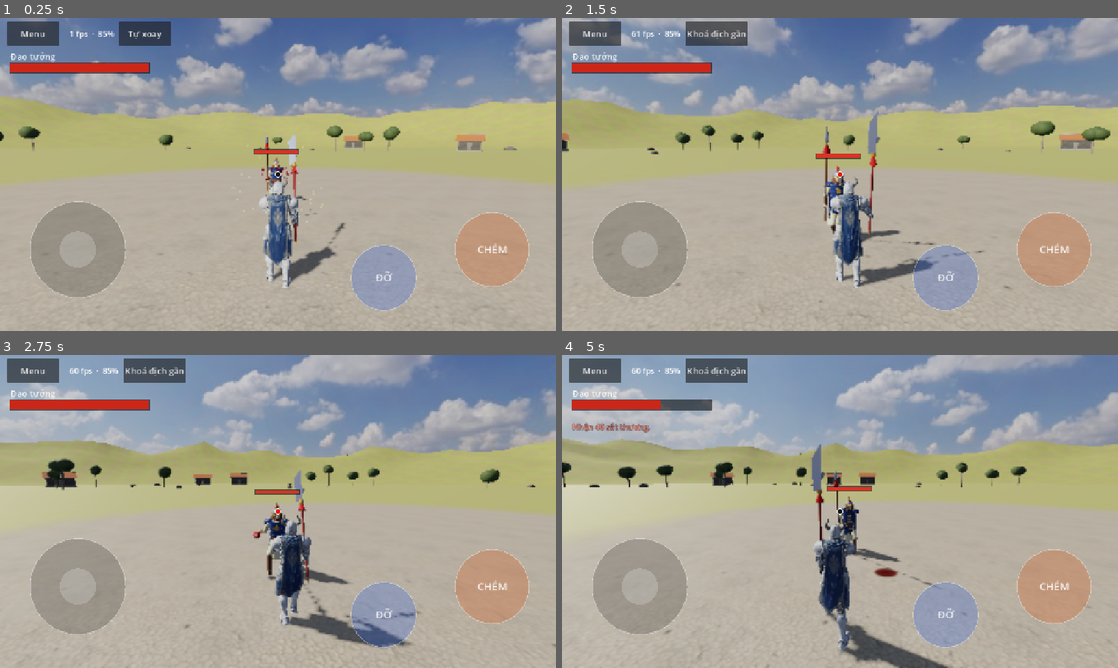
Above: before the commit, frames 1-4 (two rows, left to right).
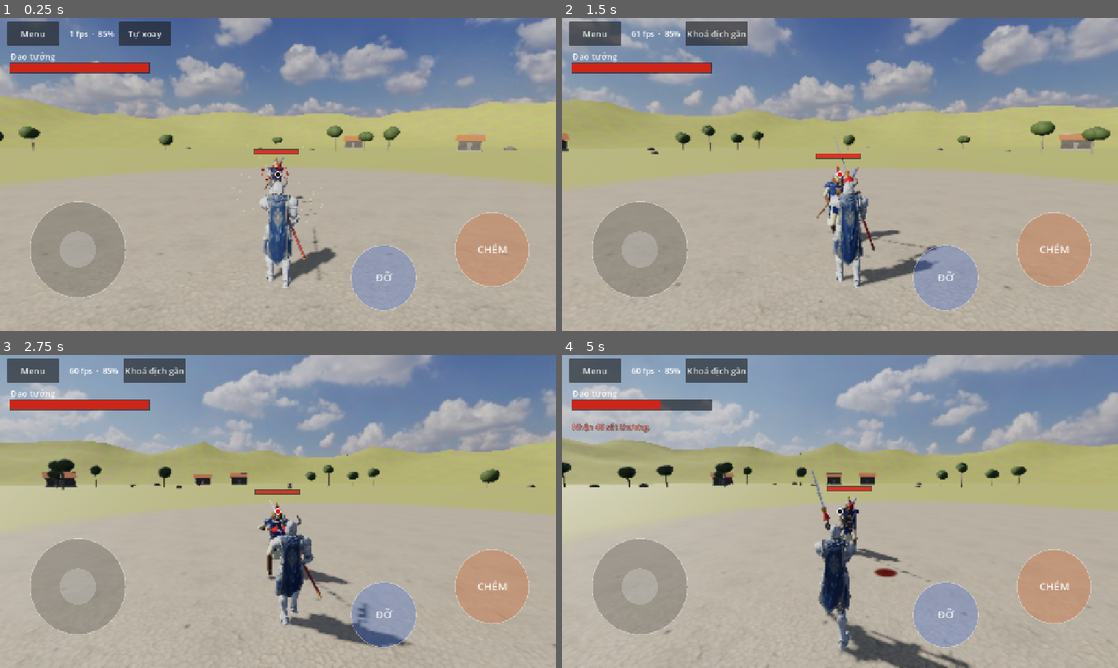
Above: after the commit, the same moments.

Repository: quanace11/MountBladeMobile
Game: Godot game, scene res://scenes/match.tscn
Same seed, same stepped clock (60 frames per second), same inputs: the game is played once before the commit and once after it. This scene is started directly instead of the project's main scene.
Inputs (mouse positions are in pixels of both pictures, inside the frame that each line leads up to):
- Up to frame 1 (0.25 s): no input
- Up to frame 2 (1.5 s): click "Tự xoay" at 0.5 s; move the mouse to (962, 158) at 1.27 s; hold Right from 1.28 s (still down); tap I at 1.35 s; click (962, 158) at 1.42 s
- Up to frame 3 (2.75 s): tap Space at 1.52 s; release Right at 2 s; drag from (166, 527) to (250, 574) at 2.02 s
- Up to frame 4 (5 s): move the mouse to (895, 442) at 2.77 s; hold Right 2.78-3.5 s; tap J at 2.85 s; drag from (812, 574) to (673, 464) at 3.52 s; move the mouse to (1006, 558) at 4.27 s; hold Left from 4.28 s (still down); hold Q from 4.28 s (still down); tap Space at 4.52 s

The runs differ from the first frame. In frame 1, 0.7% of the frame differs, in the area x 46-62%, y 37-84%; in frame 2, 1.1%; in frame 3, 0.9%; in frame 4, 1.1%, in the area x 45-74%, y 28-100%.

Commit message:
Tư thế chém đẹp hơn: xoay đao theo hướng lưỡi, cung chém có điểm giữa, tay trái trượt trên cán
Co-Authored-By: Claude Opus 5.5 <noreply@anthropic.com>
Claude-Session: https://claude.ai/code/session_01QffKCiTfakvzQeGmkV1Yqv

Diff:
--- a/src/data/pose_set.gd
+++ b/src/data/pose_set.gd
@@ -1,42 +1,45 @@
 class_name PoseSet
 extends Resource
-## Tư thế tay cầm vũ khí của nhân vật vẽ tạm. Chỉ ảnh hưởng hình ảnh, không ảnh hưởng logic.
-## Mỗi tư thế gồm vị trí bàn tay (mét, theo thân: x phải, y lên, -z trước)
-## và góc vũ khí (độ, Euler). Vũ khí mặc định dựng thẳng theo trục +y từ bàn tay.
+## Tư thế tay cầm vũ khí. Chỉ ảnh hưởng hình ảnh, không ảnh hưởng logic.
+## Mỗi tư thế gồm vị trí bàn tay phải (mét, theo thân: x phải, y lên, -z trước)
+## và góc vũ khí (độ, Euler YXZ). Vũ khí dựng theo trục +y từ bàn tay (phía lưỡi), lưỡi sắc quay về -x.
+## Tay trái tự nắm chỗ cán gần vai trái nhất, nên cả hai tay luôn ở trên cán.
+## Các góc được tính từ hướng lưỡi và hướng lưỡi sắc cho tiện chỉnh: gồng ngang thì lưỡi chĩa ra sau
+## vai, chém xong lưỡi ở trước mặt phía bên kia; bổ thì lưỡi từ sau đầu vung qua đỉnh xuống trước mặt.
 
 @export_group("Đứng")
-@export var idle_pos := Vector3(0.32, 1.0, -0.3)
-@export var idle_rot := Vector3(-30, 0, 0)
+@export var idle_pos := Vector3(0.22, 1.0, -0.12)
+@export var idle_rot := Vector3(27, -90, 48)
 @export_group("Gồng")
-@export var windup_up_pos := Vector3(0.15, 1.75, 0.1)
-@export var windup_up_rot := Vector3(50, 0, 0)
-@export var windup_left_pos := Vector3(-0.35, 1.35, 0.05)
-@export var windup_left_rot := Vector3(-90, 95, 0)
-@export var windup_right_pos := Vector3(0.45, 1.35, 0.05)
-@export var windup_right_rot := Vector3(-90, -95, 0)
-@export var windup_thrust_pos := Vector3(0.42, 1.05, 0.3)
-@export var windup_thrust_rot := Vector3(-82, -5, 0)
+@export var windup_up_pos := Vector3(0.12, 1.62, 0.0)
+@export var windup_up_rot := Vector3(0, -97, -60)
+@export var windup_left_pos := Vector3(-0.12, 1.55, 0.05)
+@export var windup_left_rot := Vector3(-38, 180, -27)
+@export var windup_right_pos := Vector3(0.3, 1.5, 0.0)
+@export var windup_right_rot := Vector3(40, 0, -30)
+@export var windup_thrust_pos := Vector3(0.28, 1.12, 0.25)
+@export var windup_thrust_rot := Vector3(0, -81, 81)
 @export_group("Chém")
-@export var strike_up_pos := Vector3(0.1, 1.1, -0.55)
-@export var strike_up_rot := Vector3(-75, 0, 0)
-@export var strike_left_pos := Vector3(0.35, 1.2, -0.4)
-@export var strike_left_rot := Vector3(-90, -60, 0)
-@export var strike_right_pos := Vector3(-0.3, 1.2, -0.4)
-@export var strike_right_rot := Vector3(-90, 60, 0)
-@export var strike_thrust_pos := Vector3(0.2, 1.25, -0.7)
-@export var strike_thrust_rot := Vector3(-88, 8, 0)
+@export var strike_up_pos := Vector3(0.15, 1.15, -0.35)
+@export var strike_up_rot := Vector3(0, -90, 110)
+@export var strike_left_pos := Vector3(0.4, 1.2, -0.4)
+@export var strike_left_rot := Vector3(81, -180, 49)
+@export var strike_right_pos := Vector3(-0.05, 1.25, -0.45)
+@export var strike_right_rot := Vector3(-81, 0, 49)
+@export var strike_thrust_pos := Vector3(0.18, 1.25, -0.45)
+@export var strike_thrust_rot := Vector3(0, -85, 87)
 @export_group("Đỡ")
-@export var block_up_pos := Vector3(0.45, 1.85, -0.35)
-@export var block_up_rot := Vector3(0, 0, 90)
-@export var block_left_pos := Vector3(-0.35, 1.1, -0.4)
-@export var block_left_rot := Vector3(10, 0, 0)
-@export var block_right_pos := Vector3(0.45, 1.1, -0.4)
-@export var block_right_rot := Vector3(10, 0, 0)
-@export var block_thrust_pos := Vector3(0.4, 1.05, -0.45)
-@export var block_thrust_rot := Vector3(0, 0, 80)
+@export var block_up_pos := Vector3(0.3, 1.78, -0.3)
+@export var block_up_rot := Vector3(0, 180, -87)
+@export var block_left_pos := Vector3(0.0, 1.08, -0.35)
+@export var block_left_rot := Vector3(17, -90, 5)
+@export var block_right_pos := Vector3(0.3, 1.05, -0.38)
+@export var block_right_rot := Vector3(19, -90, 5)
+@export var block_thrust_pos := Vector3(0.27, 1.0, -0.33)
+@export var block_thrust_rot := Vector3(58, -90, 6)
 @export_group("Khác")
-@export var stagger_pos := Vector3(0.4, 1.1, 0.2)
-@export var stagger_rot := Vector3(30, 0, -30)
+@export var stagger_pos := Vector3(0.35, 1.1, 0.15)
+@export var stagger_rot := Vector3(-13, -90, -18)
 ## Tốc độ chuyển tư thế (càng lớn càng nhanh).
 @export var blend_speed: float = 12.0
 ## Hệ số nhân tốc độ chuyển tư thế khi đang chém.
@@ -48,8 +51,9 @@
 ## Tay trái: tư thế khi cầm khiên (đứng, đỡ). Vị trí theo thân như bàn tay phải.
 @export var shield_idle_pos := Vector3(-0.28, 1.12, -0.32)
 @export var shield_block_pos := Vector3(-0.12, 1.38, -0.45)
-## Tay trái cầm cán vũ khí hai tay: cách tay phải bao xa dọc cán (mét).
-@export var two_hand_grip: float = 0.4
+## Tay trái cầm cán vũ khí hai tay: cách tay phải ít nhất và nhiều nhất bao xa dọc cán (mét).
+@export var two_hand_grip_min: float = 0.2
+@export var two_hand_grip: float = 0.6
 ## Bước chân như người: chân chạm đất thì đứng yên trên đất (lùi lại đúng bằng tốc độ thân), chân nhấc
 ## thì vung lên phía trước theo vòng cung. Bàn chân đặt gót trước, nhón mũi khi rời đất.
 ## Đi bộ: chân chạm đất lâu (walk_duty phần chu kỳ), bước ngắn. Chạy: chạm đất ngắn, có lúc cả hai chân
--- a/src/view/fighter_view.gd
+++ b/src/view/fighter_view.gd
@@ -46,9 +46,18 @@
 
 var _flash := 0.0
 var _jolt := 0.0
-## Góc vũ khí hiện tại (độ, Euler). Nội suy theo góc chứ không theo quaternion để vũ khí
-## luôn đi vòng phía trước người, không quét ra sau lưng khi đổi hướng.
-var _hand_rot := Vector3.ZERO
+## Hướng cán (từ tay về phía lưỡi) và hướng lưỡi sắc, theo thân. Nội suy theo hướng chứ không theo góc
+## Euler để vũ khí đi đúng đường vung.
+var _shaft := Vector3.UP
+var _edge := Vector3.LEFT
+## Đang vung đòn: tiến độ 0..1 và tư thế lúc bắt đầu vung.
+var _swing_t := 1.0
+var _swing_from_pos := Vector3.ZERO
+var _swing_from_shaft := Vector3.UP
+var _swing_from_edge := Vector3.LEFT
+var _swing_state := -1
+## Tay trái nắm cán ở đâu (mét dọc cán tính từ tay phải, âm = phía đốc).
+var _grip_t := -0.35
 var _body_scale := Vector3.ONE
 var _rig: SkinnedRig
 var _model_mesh: MeshInstance3D
@@ -89,7 +98,8 @@
 	var p: Array = poses.get_pose("idle")
 	_hand.position = p[0]
 	_hand.rotation_degrees = p[1]
-	_hand_rot = p[1]
+	_shaft = _hand.basis.y
+	_edge = _hand.basis.x
 	_left_hand_target = poses.shield_idle_pos
 
 
@@ -380,7 +390,8 @@
 	var root := Node3D.new()
 	var shaft := Mats.color(w.shaft_color, 0.7)
 	var blade := Mats.color(w.blade_color, 0.28, 0.95)
-	var below := w.shaft_length * 0.25
+	# Vũ khí cán dài cầm gần giữa cán để tay trái nắm được cả phía đốc.
+	var below := w.shaft_length * (0.25 if w.has_shield or w.shaft_length < 0.5 else 0.42)
 	var above := w.shaft_length - below
 	_mi(cyl(0.02, 0.022, w.shaft_length, 8), shaft, root, Vector3(0, (above - below) * 0.5, 0))
 	if w.has_shield or w.shaft_length < 0.5:
@@ -538,13 +549,64 @@
 	var target: Array = poses.get_pose(pose)
 	if cur.state == S.BLOCK and _jolt > 0.0:
 		target = [target[0] + Vector3(0.0, -0.05, 0.14) * _jolt, target[1]]
-	var k := 1.0 - exp(-speed * delta)
-	_hand.position = _hand.position.lerp(target[0], k)
-	_hand_rot = _hand_rot.lerp(target[1], k)
-	_hand.rotation_degrees = _hand_rot
+	var tb := Basis.from_euler(target[1] * (PI / 180.0))
+	if cur.state == S.RELEASE:
+		_update_swing(cur, target[0], tb, delta)
+	else:
+		var k := 1.0 - exp(-speed * delta)
+		_hand.position = _hand.position.lerp(target[0], k)
+		_shaft = _turn_toward(_shaft, tb.y, k)
+		_edge = _turn_toward(_edge, tb.x, k)
+	_swing_state = cur.state
+	_apply_hand_basis()
 
 	var shield_target := poses.shield_block_pos if cur.state == S.BLOCK else poses.shield_idle_pos
 	_left_hand_target = _left_hand_target.lerp(shield_target, 1.0 - exp(-poses.blend_speed * 1.6 * delta))
+
+
+## Đường vung của từng hướng chém: lưỡi đi qua hướng này ở giữa đường (theo thân).
+## Chém ngang thì quét vòng phía trước qua bên sườn, bổ thì vung qua đỉnh đầu, đâm thì đi thẳng.
+static func _swing_via(dir: int) -> Vector3:
+	match dir:
+		Dir.UP: return Vector3(-0.05, 1.0, -0.15).normalized()
+		Dir.RIGHT: return Vector3(1.0, 0.3, -0.25).normalized()
+		Dir.LEFT: return Vector3(-1.0, 0.3, -0.25).normalized()
+	return Vector3.ZERO
+
+
+## Vung đòn: đi theo đường cố định từ tư thế gồng tới tư thế chém, nhanh dần, hết đường đúng lúc chạm.
+func _update_swing(cur: FighterState, strike_pos: Vector3, strike: Basis, delta: float) -> void:
+	if _swing_state != S.RELEASE:
+		_swing_t = 0.0
+		_swing_from_pos = _hand.position
+		_swing_from_shaft = _shaft
+		_swing_from_edge = _edge
+	_swing_t = minf(1.0, _swing_t + delta / maxf(0.05, def.weapon.release_time))
+	var e := _swing_t * _swing_t * (3.0 - 2.0 * _swing_t)
+	var via := _swing_via(cur.attack_dir)
+	if via == Vector3.ZERO:
+		_shaft = _swing_from_shaft.slerp(strike.y, e)
+	elif e < 0.5:
+		_shaft = _swing_from_shaft.slerp(via, e * 2.0)
+	else:
+		_shaft = via.slerp(strike.y, e * 2.0 - 1.0)
+	_edge = _swing_from_edge.slerp(strike.x, e)
+	_hand.position = _swing_from_pos.lerp(strike_pos, e)
+
+
+## Xoay hướng a về b một phần k; nếu đường ngắn nhất đi qua sau lưng thì vòng ra phía trước.
+static func _turn_toward(a: Vector3, b: Vector3, k: float) -> Vector3:
+	var mid := a + b
+	if mid.length() < 0.2 or (mid.normalized().z > 0.35 and a.dot(b) < 0.0):
+		b = (mid * 0.5 + Vector3(0, 0.3, -1.0)).normalized()
+	return a.slerp(b, k).normalized()
+
+
+func _apply_hand_basis() -> void:
+	var y := _shaft.normalized()
+	var x := (_edge - y * _edge.dot(y))
+	x = x.normalized() if x.length() > 0.01 else y.cross(Vector3.BACK).normalized()
+	_hand.basis = Basis(x, y, x.cross(y))
 
 
 ## Lăn né: cả người lộn một vòng quanh hông theo hướng lăn.
@@ -692,9 +754,15 @@
 	var l_sh := chest * Vector3(-SHOULDER.x, SHOULDER.y, SHOULDER.z)
 	var l_target := _left_hand_target
 	if _shield == null:
-		var grip := _hand.transform * Vector3(0, -poses.two_hand_grip, 0)
-		var limit := (UPPER_ARM + FOREARM) * 1.05
-		l_target = grip if l_sh.distance_to(grip) <= limit else l_sh + (grip - l_sh).normalized() * limit * 0.9
+		# Tay trái nắm chỗ cán gần vai trái nhất (không sát tay phải), trượt dần dọc cán khi đổi thế.
+		var y := _hand.basis.y.normalized()
+		var t := clampf((l_sh - _hand.position).dot(y), -poses.two_hand_grip, poses.two_hand_grip)
+		if absf(t) < poses.two_hand_grip_min:
+			t = poses.two_hand_grip_min * (1.0 if t >= 0.0 else -1.0)
+		_grip_t = lerpf(_grip_t, t, 0.35)
+		if absf(_grip_t) < poses.two_hand_grip_min * 0.5:
+			_grip_t = t
+		l_target = _hand.position + y * _grip_t
 	var l_hand := _arm(-1, l_sh, l_target, Vector3(-0.4, -0.6, 0.5))
 	if _shield:
 		_shield.position = l_hand + Vector3(0.02, 0.0, -0.06)
